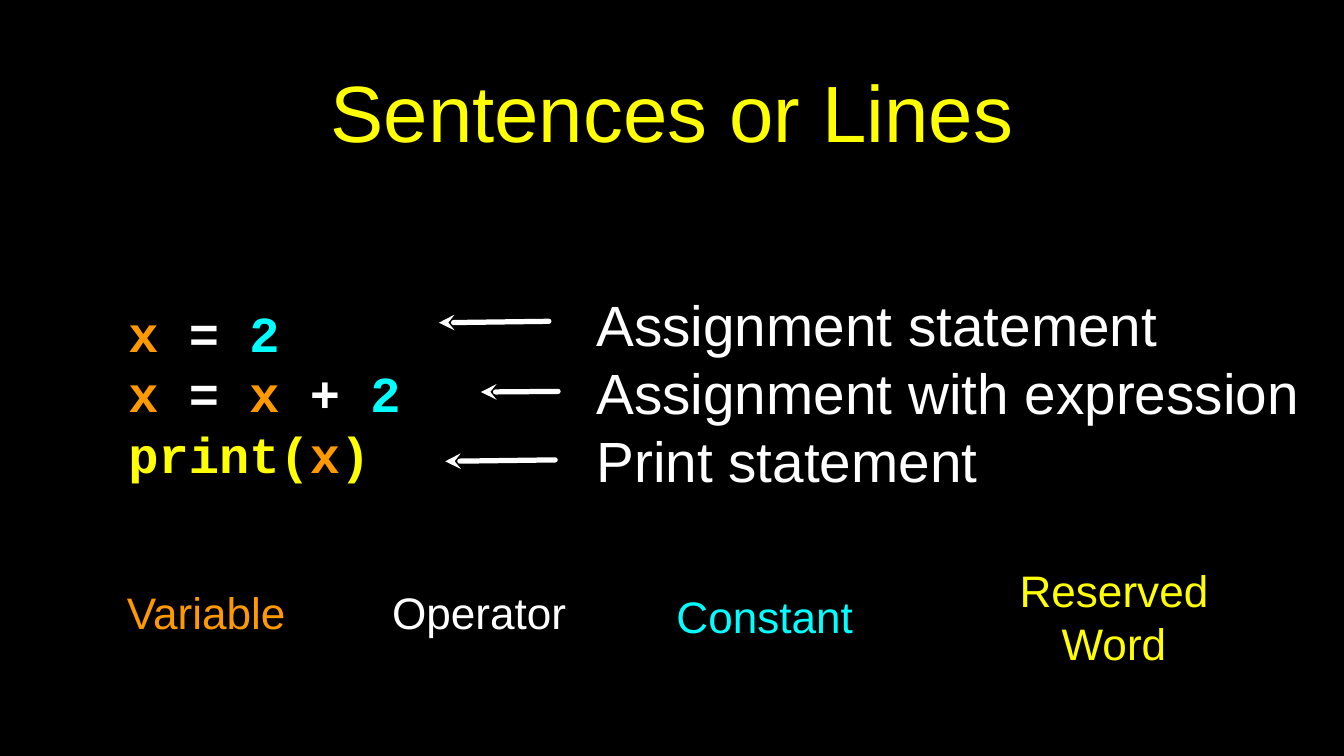
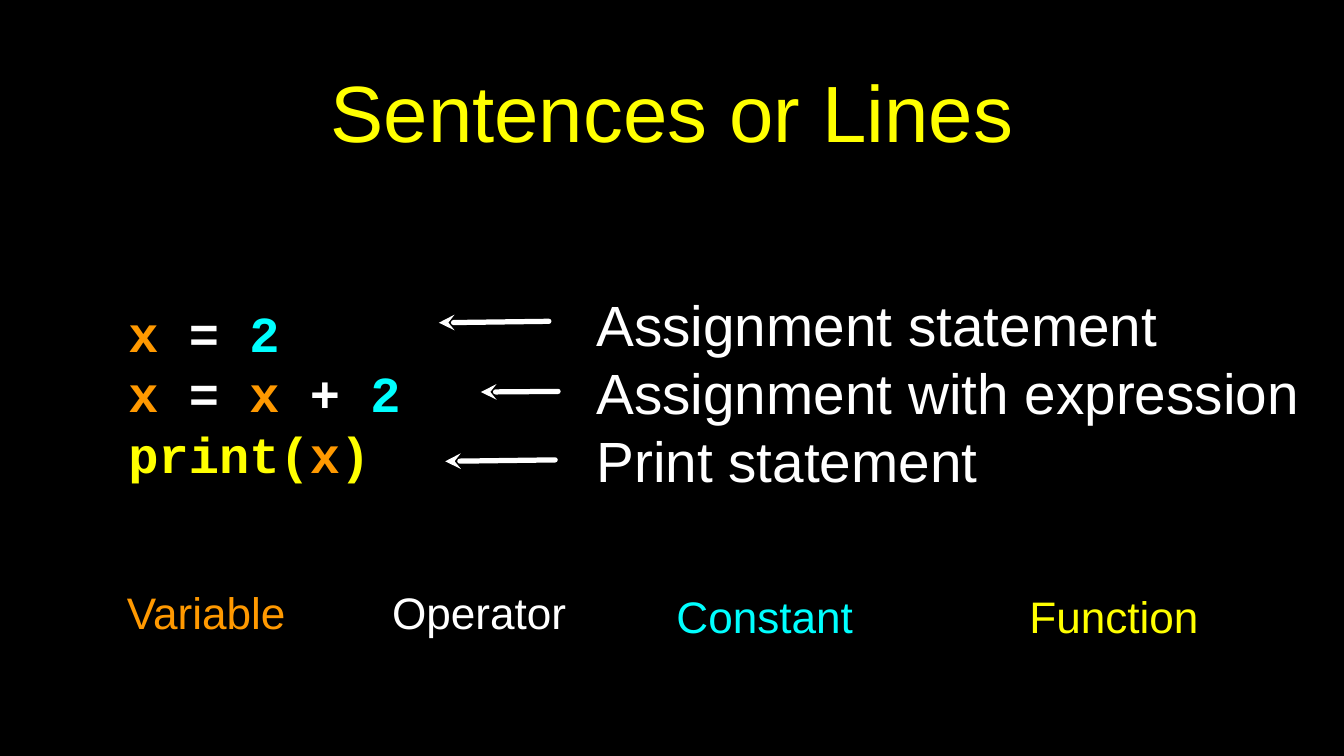
Before and after one commit to csev/py4e, a slide deck: slide 11 of lectures3/Pythonlearn-02-Expressions.pptx. Drawn at 1344x756 pixels with LibreOffice and Linux fonts; fonts in the diff are those of the drawing. Boxes give left, top, right and bottom in pixels: in the first picture for what was removed or moved away, otherwise in the second. Text is boxed around its words. In the diff, an @@ line names an element or a change of style, - is before the commit and + after.

```diff
--- a/lectures3/Pythonlearn-02-Expressions.pptx
+++ b/lectures3/Pythonlearn-02-Expressions.pptx
@@ text at <box>1029,601,1198,634</box>: text changed @@
-Reserved Word
+Function
```
Also in this commit, not shown: 1 other slide changed, 2 other files.
